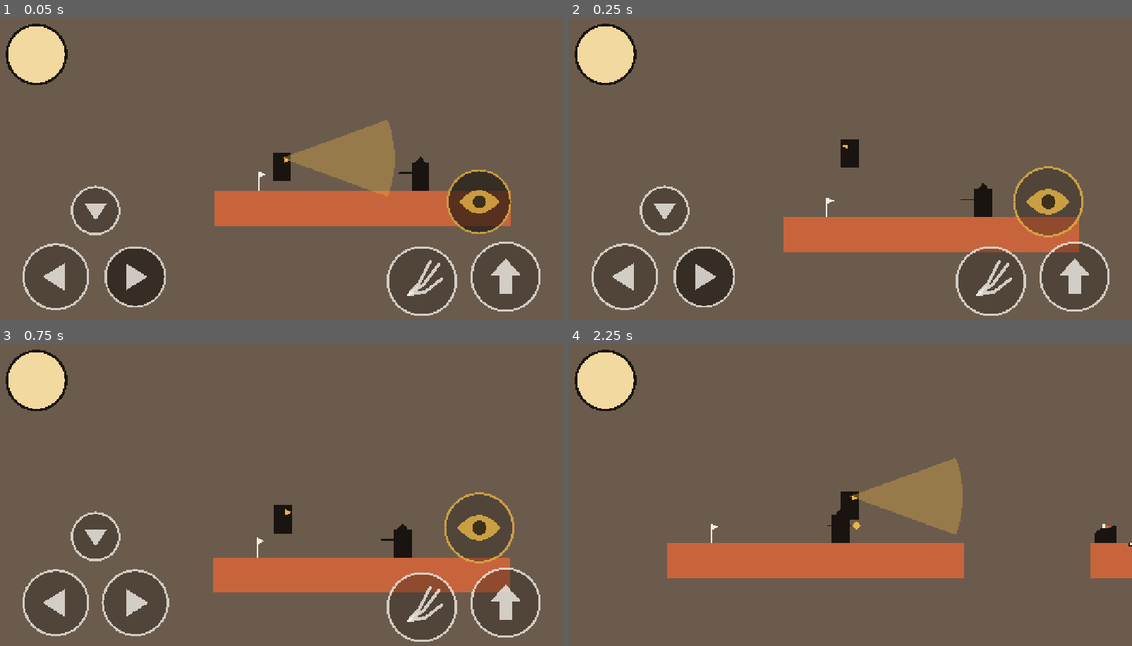
Above: before the commit, frames 1-4 (two rows, left to right).
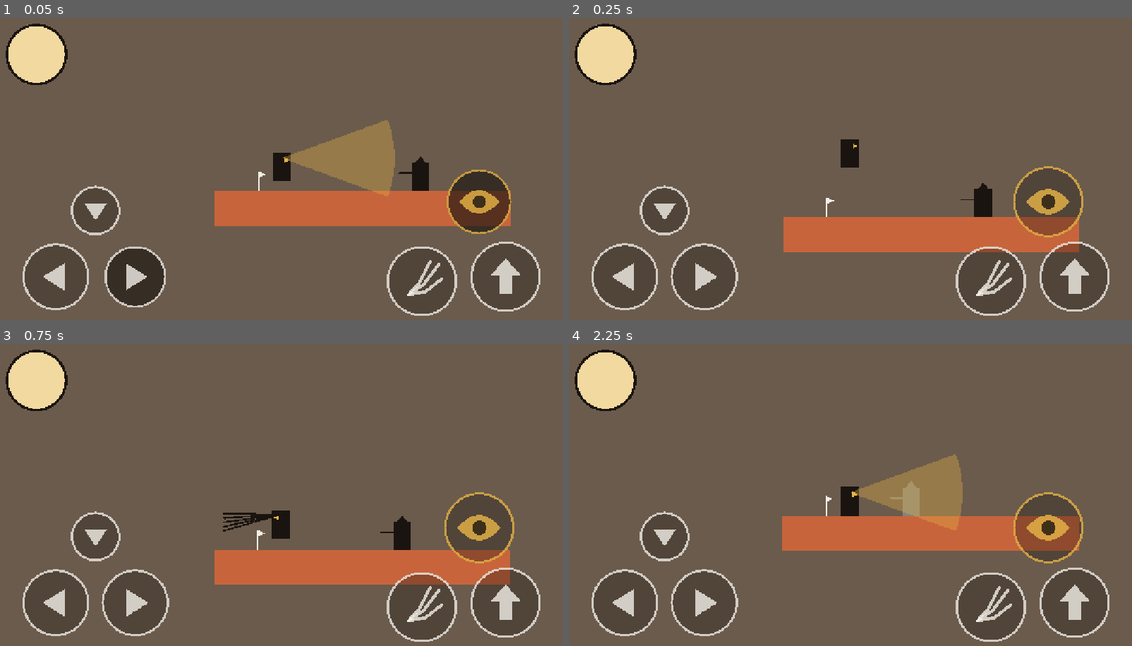
Above: after the commit, the same moments.

Repository: sphilius/medusas-price
Game: Godot game, scene res://tools/sim_touch.tscn
Same seed, same stepped clock (60 frames per second), same inputs: the game is played once before the commit and once after it. This scene is started directly instead of the project's main scene.
Inputs (mouse positions are in pixels of both pictures, inside the frame that each line leads up to):
- Up to frame 1 (0.05 s): no input
- Up to frame 2 (0.25 s): no input
- Up to frame 3 (0.75 s): tap Enter at 0.5 s; move the mouse to (405, 485) at 0.52 s; hold D (move_right) from 0.53 s (still down); hold Shift (run) from 0.53 s (still down); click (405, 485) at 0.67 s
- Up to frame 4 (2.25 s): tap Space (jump) at 0.77, 0.8, 1.07 s; release D (move_right) at 1.25 s; release Shift (run) at 1.25 s; drag from (737, 516) to (867, 507) at 1.27 s; move the mouse to (906, 431) at 2.02 s; hold A (move_left) from 2.03 s (still down); hold K (gaze) from 2.03 s (still down)

Frame 1 is identical in both runs. In frame 2, 1.9% of the frame differs, in the area x 18-74%, y 41-97%; in frame 3, 3.2%; in frame 4, 23%, in the area x 4-100%, y 36-99%.

Commit message:
Add double-tap sprint to the touch controls
Tap a direction, lift, and press the same direction again within 0.25 s: the
run action is held with it (like Shift) until that thumb lifts or slides to
another button. A gold chevron shows while it is on. Covered in sim_touch.

Co-Authored-By: Claude Sonnet 5.5 <noreply@anthropic.com>

Diff:
--- a/autoload/balance.gd
+++ b/autoload/balance.gd
@@ -412,6 +412,14 @@
 const TOUCH_ROTATE_TURN_TIME: float = 1.1
 ## Touch layer, above the portrait HUD.
 const TOUCH_LAYER: int = 20
+## Double-tap sprint: tap a direction button, lift, and press the SAME direction again within
+## this many seconds; she sprints (like holding Shift) until that finger lifts or slides off.
+const TOUCH_DOUBLE_TAP_WINDOW: float = 0.25
+## While sprinting, a gold second arrow (a "double chevron") shows beside the direction
+## arrow. Its tip x, back x and half-height, as fractions of the button radius.
+const TOUCH_SPRINT_MARK_TIP: float = 0.84
+const TOUCH_SPRINT_MARK_BACK: float = 0.46
+const TOUCH_SPRINT_MARK_HALF: float = 0.30
 
 # ---------------------------------------------------------------------------
 # Respawn props and death
--- a/scripts/touch_controls.gd
+++ b/scripts/touch_controls.gd
@@ -7,6 +7,8 @@
 ## The buttons only show on touch devices: they appear on the first touch and hide again
 ## on the first key press. When a touch device is held upright (portrait) the game
 ## pauses behind a "turn your phone sideways" picture. No words, no numbers: shapes only.
+## Double-tap a direction (tap, lift, press the same direction again quickly) and she
+## sprints, exactly like holding Shift on a keyboard, until that thumb lifts.
 extends CanvasLayer
 
 ## One entry per button, in draw order. "action" is the InputMap action it presses.
@@ -17,6 +19,8 @@
 const ACTION_JUMP: StringName = &"jump"
 const ACTION_WHIP: StringName = &"whip"
 const ACTION_GAZE: StringName = &"gaze"
+## Not a button: the sprint action that a double tap presses (the Shift key's action).
+const ACTION_RUN: StringName = &"run"
 
 ## action -> {"pos": Vector2, "radius": float, "node": Node2D, "disc": Polygon2D}
 var _buttons: Dictionary = {}
@@ -24,6 +28,13 @@
 ## A "finger index" is the number the engine gives each finger on the glass: 0 for the
 ## first finger down, 1 for the second, and so on. That is what makes multi-touch work.
 var _fingers: Dictionary = {}
+## Finger indexes whose press began as a double tap: while such a finger stays on a
+## direction button, the sprint action is held too.
+var _sprint_fingers: Dictionary = {}
+## Seconds of play time counted in physics steps (so sims and slow devices agree), and the
+## clock reading when a finger last lifted off each direction button (for the double-tap window).
+var _clock: float = 0.0
+var _last_lift: Dictionary = {}
 ## Actions this script has pressed and not yet released (so it never releases a key
 ## the player is holding on a real keyboard).
 var _pressed_by_us: Dictionary = {}
@@ -66,7 +77,7 @@
 	_touch_active = active
 	_buttons_root.visible = active
 	if not active:
-		_fingers.clear()
+		_clear_fingers()
 		_refresh_actions()
 	_on_window_resized()
 
@@ -104,6 +115,13 @@
 		_stop_rotate_hint()
 
 
+## Godot calls _physics_process() 60 times a second with a fixed step (delta). Counting the
+## steps gives a clock that behaves the same on every device, and it keeps running while the
+## game is paused (this node's process mode is "always").
+func _physics_process(delta: float) -> void:
+	_clock += delta
+
+
 ## Godot calls _input() for every input event (touch, key, mouse...) before the game
 ## sees it. "event is InputEventScreenTouch" asks "is this event a finger going down or
 ## up?"; "as" then treats it as that type so we can read its fields.
@@ -113,15 +131,30 @@
 		if not _touch_active:
 			set_touch_active(true)
 		if touch.pressed:
-			_fingers[touch.index] = _button_at(touch.position)
+			var pressed_action: StringName = _button_at(touch.position)
+			_fingers[touch.index] = pressed_action
+			# A second press on the same direction soon after the last lift = sprint.
+			var since_lift: float = _clock - float(_last_lift.get(pressed_action, -1000.0))
+			if _is_direction(pressed_action) and since_lift <= Balance.TOUCH_DOUBLE_TAP_WINDOW:
+				_sprint_fingers[touch.index] = true
+			else:
+				_sprint_fingers.erase(touch.index)
 		else:
+			var lifted_action: StringName = _fingers.get(touch.index, &"")
+			if _is_direction(lifted_action):
+				_last_lift[lifted_action] = _clock
 			_fingers.erase(touch.index)
+			_sprint_fingers.erase(touch.index)
 		_refresh_actions()
 	elif event is InputEventScreenDrag:
 		# A thumb that slides onto another button takes the press with it.
 		var drag := event as InputEventScreenDrag
 		if _fingers.has(drag.index):
-			_fingers[drag.index] = _button_at(drag.position)
+			var slid_to: StringName = _button_at(drag.position)
+			# Sliding onto a different button ends the sprint (it is tied to one direction).
+			if slid_to != _fingers[drag.index]:
+				_sprint_fingers.erase(drag.index)
+			_fingers[drag.index] = slid_to
 			_refresh_actions()
 	elif _touch_active and _is_keyboard_or_pad_press(event):
 		# Someone picked up a keyboard or gamepad: get the buttons out of the way.
@@ -153,12 +186,17 @@
 ## leaving, can never leave an action stuck "on". Only actions WE pressed are released,
 ## so a key held on a real keyboard is never cut off by mistake.
 func _refresh_actions() -> void:
-	# Step 1: which actions are held by at least one finger right now?
+	# Step 1: which actions are held by at least one finger right now? A finger that
+	# started with a double tap and still rests on a direction button also holds "run".
 	var held: Dictionary = {}
 	for finger: int in _fingers:
 		held[_fingers[finger]] = true
+		if _sprint_fingers.has(finger) and _is_direction(_fingers[finger]):
+			held[ACTION_RUN] = true
 	# Step 2: press the newly held ones, release the ones no finger holds any more.
-	for action: StringName in _buttons:
+	var actions: Array = _buttons.keys()
+	actions.append(ACTION_RUN)
+	for action: StringName in actions:
 		var is_down: bool = held.has(action)
 		if is_down and not _pressed_by_us.has(action):
 			Input.action_press(action)
@@ -166,22 +204,38 @@
 		elif not is_down and _pressed_by_us.has(action):
 			Input.action_release(action)
 			_pressed_by_us.erase(action)
-		_show_pressed(action, is_down)
+		if _buttons.has(action):
+			_show_pressed(action, is_down, held.has(ACTION_RUN))
 
 
 ## Let go of everything the buttons hold (used when the tab loses focus, the buttons
 ## hide, or the portrait picture appears).
 func _release_all() -> void:
+	_clear_fingers()
+	_refresh_actions()
+
+
+## Forget every finger and every pending double tap.
+func _clear_fingers() -> void:
 	_fingers.clear()
-	_refresh_actions()
-
-
-## Looks of one button: brighter disc and a small squeeze while a finger is down.
-func _show_pressed(action: StringName, is_down: bool) -> void:
+	_sprint_fingers.clear()
+	_last_lift.clear()
+
+
+## True for the walk-left and walk-right buttons (the ones a double tap can sprint on).
+func _is_direction(action: StringName) -> bool:
+	return action == ACTION_LEFT or action == ACTION_RIGHT
+
+
+## Looks of one button: brighter disc and a small squeeze while a finger is down. A held
+## direction button also shows its gold double-chevron while the sprint is on.
+func _show_pressed(action: StringName, is_down: bool, sprinting: bool) -> void:
 	var button: Dictionary = _buttons[action]
 	var disc: Polygon2D = button["disc"]
 	disc.modulate.a = Balance.TOUCH_PRESSED_DISC_ALPHA if is_down else Balance.TOUCH_IDLE_DISC_ALPHA
 	(button["node"] as Node2D).scale = Vector2.ONE * (Balance.TOUCH_PRESSED_SCALE if is_down else 1.0)
+	if button.has("sprint_mark"):
+		(button["sprint_mark"] as Polygon2D).visible = is_down and sprinting
 
 
 ## A key or gamepad button went down (not auto-repeat, not stick jitter).
@@ -232,7 +286,31 @@
 	root.add_child(icon)
 	_draw_icon(icon, action, radius)
 
-	_buttons[action] = {"pos": pos, "radius": radius, "node": root, "disc": disc}
+	var entry: Dictionary = {"pos": pos, "radius": radius, "node": root, "disc": disc}
+	# The direction buttons also carry a hidden gold chevron that shows while sprinting.
+	if _is_direction(action):
+		var mark: Polygon2D = _make_sprint_mark(action == ACTION_RIGHT, radius)
+		root.add_child(mark)
+		entry["sprint_mark"] = mark
+	_buttons[action] = entry
+
+
+## The second, gold arrow ("double chevron") shown in front of a direction arrow while the
+## double-tap sprint is on. It starts hidden. Drawn in the direction of travel.
+func _make_sprint_mark(pointing_right: bool, radius: float) -> Polygon2D:
+	# side flips every x coordinate for the left button, so one recipe draws both arrows.
+	var side: float = 1.0 if pointing_right else -1.0
+	# A Polygon2D is a filled shape; "polygon" is its list of corner points, and each
+	# unit-size corner is multiplied by the button radius so it fits the button.
+	var mark := Polygon2D.new()
+	mark.polygon = PackedVector2Array([
+		Vector2(Balance.TOUCH_SPRINT_MARK_TIP * side, 0.0) * radius,
+		Vector2(Balance.TOUCH_SPRINT_MARK_BACK * side, -Balance.TOUCH_SPRINT_MARK_HALF) * radius,
+		Vector2(Balance.TOUCH_SPRINT_MARK_BACK * side, Balance.TOUCH_SPRINT_MARK_HALF) * radius,
+	])
+	mark.color = Balance.COLOR_GOLD
+	mark.visible = false
+	return mark
 
 
 ## The picture on a button, drawn at the button's radius.
--- a/tools/sim_touch.gd
+++ b/tools/sim_touch.gd
@@ -4,6 +4,10 @@
 ## to the next, touching empty space, releasing, the buttons hiding on a key press, the
 ## portrait "turn your phone" pause, and finally that the buttons really drive Medusa
 ## (walk, jump, whip, gaze) in the graybox room. Also confirms no text nodes exist.
+## Double-tap sprint is covered too: the timing window is counted in physics steps, so the
+## sim waits with _physics(n) (not real seconds) and every run gives the same answer.
+## Tip: a name starting with an underscore (like _touch._buttons) is "private" by habit only;
+## GDScript lets the sim peek at it, which is how it checks the gold sprint chevron.
 extends Node
 
 ## The graybox room under test, its touch layer and its player (found in _ready).
@@ -25,10 +29,12 @@
 	await get_tree().physics_frame
 	await _test_buttons_and_multitouch()
 	await _test_slide_and_miss()
+	await _test_double_tap_sprint()
 	await _test_hide_on_key()
 	await _test_portrait_pause()
 	_test_no_text()
 	await _test_drives_medusa()
+	await _test_double_tap_drives_medusa()
 	print("sim_touch: %s" % ("ALL PASS" if _failures == 0 else "%d FAILED" % _failures))
 	get_tree().quit(_failures)
 
@@ -56,10 +62,19 @@
 	await get_tree().process_frame
 
 
-## Lift every possible finger (0-4), so one test never leaves a thumb down for the next.
+## Lift every possible finger (0-4), so one test never leaves a thumb down for the next,
+## then wait longer than the double-tap window so an old tap cannot pair with the next test's tap.
 func _release_everything() -> void:
 	for i in 5:
 		await _finger(i, Vector2.ZERO, false)
+	await _physics(ceili(Balance.TOUCH_DOUBLE_TAP_WINDOW * Engine.physics_ticks_per_second) + 5)
+
+
+## Wait n physics steps. The touch layer's double-tap clock counts physics steps, so the
+## sim counts them too (one step = 1/60 s).
+func _physics(n: int) -> void:
+	for i in n:
+		await get_tree().physics_frame
 
 
 ## Each button presses its own action; several fingers work at once; lifting one finger
@@ -150,8 +165,101 @@
 	_check("touch layer has no text nodes", bad == 0)
 
 
+## Double tap = sprint. Tap a direction, lift, press the same direction again inside the
+## window and "run" is held with it (like Shift). Too slow, the other direction, or a
+## single tap does nothing; lifting or sliding off ends it; the gold chevron follows it.
+func _test_double_tap_sprint() -> void:
+	await _release_everything()
+	await _finger(0, Balance.TOUCH_RIGHT_POS, true)
+	_check("one plain press does not sprint", Input.is_action_pressed("move_right") and not Input.is_action_pressed("run"))
+	await _finger(0, Balance.TOUCH_RIGHT_POS, false)
+	await _physics(5)
+	await _finger(0, Balance.TOUCH_RIGHT_POS, true)
+	_check("tap, lift, press again quickly: walks and sprints", Input.is_action_pressed("move_right") and Input.is_action_pressed("run"))
+	_check("the gold chevron shows while sprinting", _touch._buttons[&"move_right"]["sprint_mark"].visible)
+	_check("and not on the other direction", not _touch._buttons[&"move_left"]["sprint_mark"].visible)
+	await _finger(0, Balance.TOUCH_RIGHT_POS, false)
+	_check("lifting the thumb ends the walk and the sprint", not Input.is_action_pressed("move_right") \
+			and not Input.is_action_pressed("run"))
+	_check("and hides the chevron", not _touch._buttons[&"move_right"]["sprint_mark"].visible)
+
+	# Too slow: the window has closed.
+	await _release_everything()
+	await _finger(0, Balance.TOUCH_RIGHT_POS, true)
+	await _finger(0, Balance.TOUCH_RIGHT_POS, false)
+	await _physics(ceili(Balance.TOUCH_DOUBLE_TAP_WINDOW * Engine.physics_ticks_per_second) + 8)
+	await _finger(0, Balance.TOUCH_RIGHT_POS, true)
+	_check("a slow second press does not sprint", Input.is_action_pressed("move_right") and not Input.is_action_pressed("run"))
+	await _release_everything()
+
+	# Different direction: it takes two taps on the SAME side.
+	await _finger(0, Balance.TOUCH_RIGHT_POS, true)
+	await _finger(0, Balance.TOUCH_RIGHT_POS, false)
+	await _physics(5)
+	await _finger(0, Balance.TOUCH_LEFT_POS, true)
+	_check("right then left does not sprint", Input.is_action_pressed("move_left") and not Input.is_action_pressed("run"))
+	await _release_everything()
+
+	# Works to the left too.
+	await _finger(0, Balance.TOUCH_LEFT_POS, true)
+	await _finger(0, Balance.TOUCH_LEFT_POS, false)
+	await _physics(5)
+	await _finger(0, Balance.TOUCH_LEFT_POS, true)
+	_check("double tap on the left sprints left", Input.is_action_pressed("move_left") and Input.is_action_pressed("run"))
+	# Sliding onto the other direction ends the sprint.
+	await _drag(0, Balance.TOUCH_RIGHT_POS)
+	_check("sliding to the other direction ends the sprint", Input.is_action_pressed("move_right") \
+			and not Input.is_action_pressed("run"))
+	await _release_everything()
+
+	# A jump finger tapping twice must not sprint (only direction buttons count).
+	await _finger(1, Balance.TOUCH_JUMP_POS, true)
+	await _finger(1, Balance.TOUCH_JUMP_POS, false)
+	await _physics(5)
+	await _finger(1, Balance.TOUCH_JUMP_POS, true)
+	_check("double tapping jump does not sprint", not Input.is_action_pressed("run"))
+	await _release_everything()
+
+
+## The sprint reaches Medusa: a double tap takes her to the sprint top speed, a plain hold
+## only to the walk speed, and letting go stops the sprint.
+func _test_double_tap_drives_medusa() -> void:
+	for child in _room.get_children():
+		if child is Enemy:
+			child.queue_free()   # nobody should stab her while she runs
+	await _physics(3)
+	_player.global_position = Vector2(150.0, 568.0)
+	_player.velocity = Vector2.ZERO
+	await _finger(0, Balance.TOUCH_RIGHT_POS, true)
+	await _physics(30)
+	var walking: float = _player.velocity.x
+	await _finger(0, Balance.TOUCH_RIGHT_POS, false)
+	await _release_everything()
+	_player.global_position = Vector2(150.0, 568.0)
+	_player.velocity = Vector2.ZERO
+	await _finger(0, Balance.TOUCH_RIGHT_POS, true)
+	await _finger(0, Balance.TOUCH_RIGHT_POS, false)
+	await _physics(4)
+	await _finger(0, Balance.TOUCH_RIGHT_POS, true)
+	await _physics(30)
+	var sprinting: float = _player.velocity.x
+	_check("a plain hold walks at %.0f (got %.0f)" % [Balance.PLAYER_RUN_SPEED, walking],
+			is_equal_approx(walking, Balance.PLAYER_RUN_SPEED))
+	_check("a double-tap hold sprints at %.0f (got %.0f)" % [Balance.PLAYER_RUN_SPEED * Balance.PLAYER_SPRINT_MULT, sprinting],
+			is_equal_approx(sprinting, Balance.PLAYER_RUN_SPEED * Balance.PLAYER_SPRINT_MULT))
+	await _release_everything()
+
+
 ## The real proof: buttons move Medusa through the same actions as the keyboard.
 func _test_drives_medusa() -> void:
+	# The earlier tests wait a while; the hoplites would walk over and stab her mid-test.
+	# This test is about buttons moving Medusa, so the enemies are removed and she starts fresh.
+	for child in _room.get_children():
+		if child is Enemy:
+			child.queue_free()
+	await _physics(3)
+	_player.global_position = Vector2(150.0, 568.0)
+	_player.velocity = Vector2.ZERO
 	await _player_settled()
 	var start_x: float = _player.global_position.x
 	await _finger(0, Balance.TOUCH_RIGHT_POS, true)
Not shown, changed: CLAUDE.md
